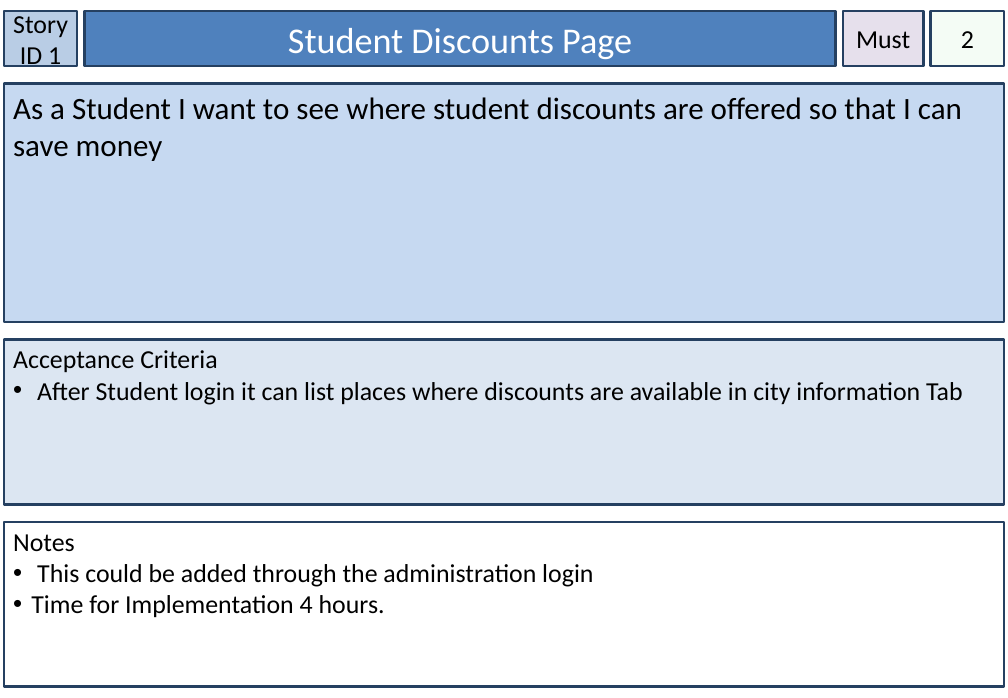
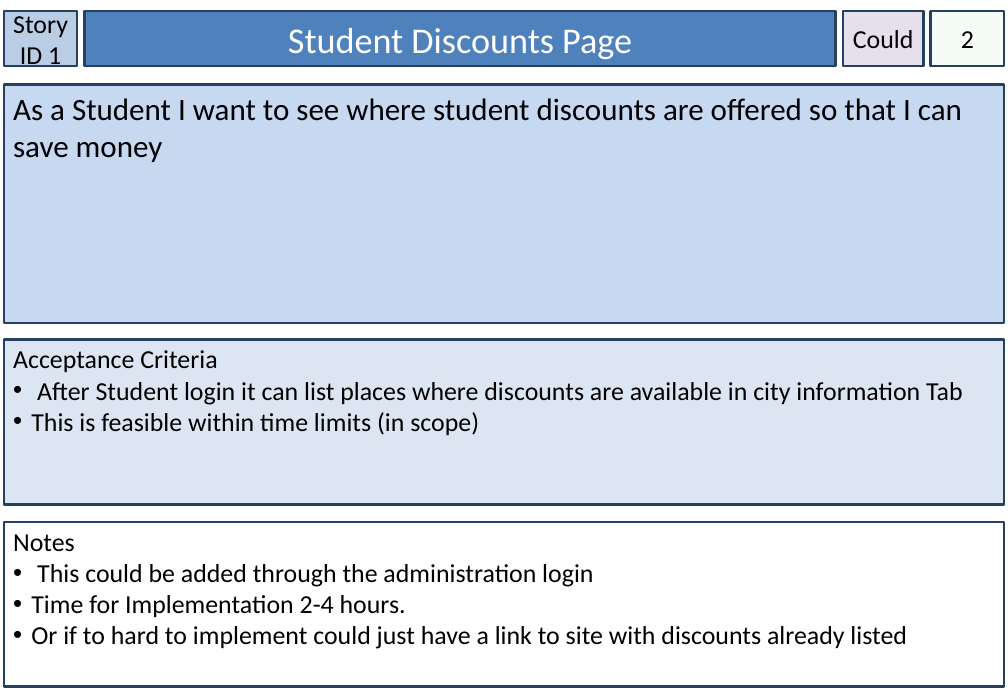
Before and after one commit to amckellar28/I-am-the-Scrub-Master, a slide deck: slide 2 of User Stories.pptx. Drawn at 1008x698 pixels with LibreOffice and Linux fonts; fonts in the diff are those of the drawing. Boxes give left, top, right and bottom in pixels: in the first picture for what was removed or moved away, otherwise in the second. Text is boxed around its words. In the diff, an @@ line names an element or a change of style, - is before the commit and + after.

```diff
--- a/User Stories.pptx
+++ b/User Stories.pptx
@@ text in rectangle at bbox=[853, 30, 914, 48]: text changed @@
-Must
+Could
@@ text in rectangle at bbox=[31, 412, 479, 436]: paragraph added @@
+• This is feasible within time limits (in scope)
@@ text in rectangle at bbox=[31, 595, 907, 649]: text changed @@
-• Time for Implementation 4 hours.
+• Time for Implementation 2-4 hours.
+• Or if to hard to implement could just have a link to site with discounts already listed
```
Also in this commit, not shown: 7 other slides changed.
